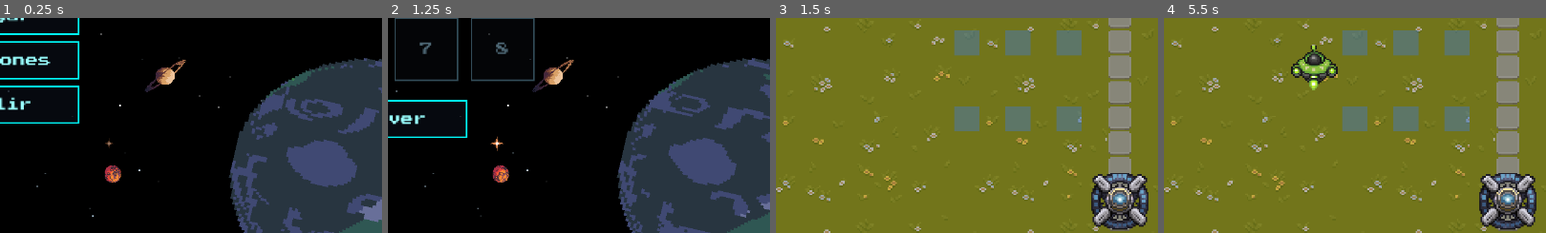
Above: before the commit, frames 1-4 (left to right).
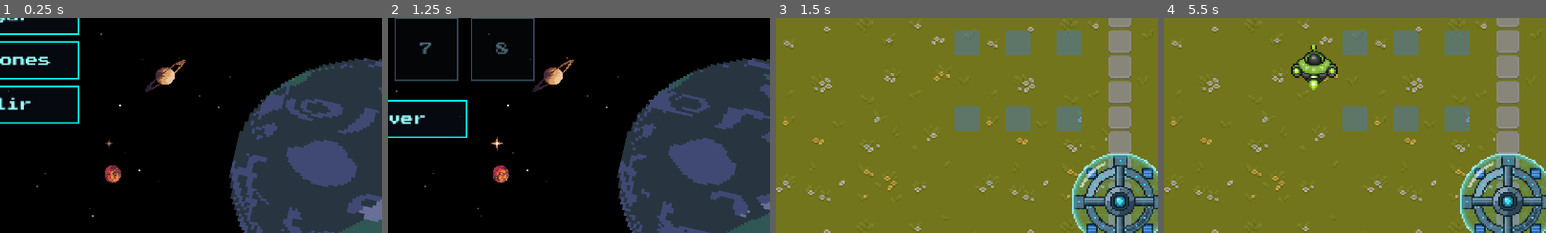
Above: after the commit, the same moments.

Repository: D4MC04/proyecto_dam2b
Game: Godot game, scene res://scenes/MainMenu.tscn
Two runs of this game, one before a commit and one after it. Both use one fixed random seed, a clock stepped at 60 frames per second and the inputs below.
Inputs (mouse positions are % of the whole screen's width and height, from its top left):
- Up to frame 1 (0.25 s): no input
- Up to frame 2 (1.25 s): click "Jugar" at 0.5 s
- Up to frame 3 (1.5 s): click "1" at 1.25 s
- Up to frame 4 (5.5 s): tap Enter at 2 s; move the mouse to (72, 45) at 2.02 s; tap R every 0.75 s from 2.1 to 5.1 s; click (72, 45) at 2.17 s; move the mouse to (30, 55) at 2.77 s; click (30, 55) at 2.92 s; move the mouse to (60, 28) at 3.52 s; click (60, 28) at 3.67 s; move the mouse to (45, 70) at 4.27 s; click (45, 70) at 4.42 s; move the mouse to (80, 65) at 5.02 s; click (80, 65) at 5.17 s
The pictures show only the part of the screen within x 50-100%, y 50-100%; the shares and areas given below are measured in that part.

Frames 1-2 are identical in both runs. In frame 3, 6.7% of the frame differs, in the area x 77-100%, y 62-100%; in frame 4, 6.7%.

Commit message:
Añade estación con escudo que parpadea al recibir un enemigo
Co-Authored-By: Claude Opus 5.5 <noreply@anthropic.com>

Diff:
--- /dev/null
+++ b/scenes/SpaceStation.tscn
@@ -0,0 +1,12 @@
+[gd_scene format=3]
+
+[ext_resource type="Script" path="res://scripts/SpaceStation.gd" id="1_script"]
+[ext_resource type="Texture2D" path="res://assets/sprites/base/station.png" id="2_station"]
+[ext_resource type="Texture2D" path="res://assets/sprites/base/shield.png" id="3_shield"]
+
+[node name="SpaceStation" type="Sprite2D" groups=["base"]]
+texture = ExtResource("2_station")
+script = ExtResource("1_script")
+
+[node name="Shield" type="Sprite2D" parent="."]
+texture = ExtResource("3_shield")
--- a/scenes/maps/Map1.tscn
+++ b/scenes/maps/Map1.tscn
@@ -3,7 +3,7 @@
 [ext_resource type="Script" uid="uid://cm121ykhp0hl0" path="res://scripts/Map.gd" id="1_4oiqb"]
 [ext_resource type="TileSet" uid="uid://du11y2104lqxj" path="res://resources/tile_sets/tileset.tres" id="2_1lhmh"]
 [ext_resource type="TileSet" uid="uid://bxqhxqo4qdtij" path="res://assets/tile_sets/logic_tileset.tres" id="3_80220"]
-[ext_resource type="Texture2D" uid="uid://cj51ia6vifxbt" path="res://assets/sprites/base/space_station.png" id="4_1lhmh"]
+[ext_resource type="PackedScene" path="res://scenes/SpaceStation.tscn" id="4_1lhmh"]
 
 [sub_resource type="Curve2D" id="Curve2D_o7r77"]
 _data = {
@@ -28,6 +28,5 @@
 [node name="Path2D" type="Path2D" parent="Paths" unique_id=1996186307]
 curve = SubResource("Curve2D_o7r77")
 
-[node name="SpaceStation" type="Sprite2D" parent="." unique_id=564975019]
+[node name="SpaceStation" parent="." unique_id=564975019 instance=ExtResource("4_1lhmh")]
 position = Vector2(456, 252)
-texture = ExtResource("4_1lhmh")
--- a/scenes/maps/Map2.tscn
+++ b/scenes/maps/Map2.tscn
@@ -3,7 +3,7 @@
 [ext_resource type="Script" uid="uid://cm121ykhp0hl0" path="res://scripts/Map.gd" id="1_0jhp6"]
 [ext_resource type="TileSet" uid="uid://du11y2104lqxj" path="res://resources/tile_sets/tileset.tres" id="2_mmi5e"]
 [ext_resource type="TileSet" uid="uid://bxqhxqo4qdtij" path="res://assets/tile_sets/logic_tileset.tres" id="3_7msvs"]
-[ext_resource type="Texture2D" uid="uid://cj51ia6vifxbt" path="res://assets/sprites/base/space_station.png" id="4_mmi5e"]
+[ext_resource type="PackedScene" path="res://scenes/SpaceStation.tscn" id="4_mmi5e"]
 
 [sub_resource type="Curve2D" id="Curve2D_o7r77"]
 _data = {
@@ -28,6 +28,5 @@
 [node name="Path2D" type="Path2D" parent="Paths" unique_id=1996186307]
 curve = SubResource("Curve2D_o7r77")
 
-[node name="SpaceStation" type="Sprite2D" parent="." unique_id=677178950]
+[node name="SpaceStation" parent="." unique_id=677178950 instance=ExtResource("4_mmi5e")]
 position = Vector2(456, 19)
-texture = ExtResource("4_mmi5e")
--- a/scenes/maps/Map3.tscn
+++ b/scenes/maps/Map3.tscn
@@ -3,6 +3,7 @@
 [ext_resource type="Script" uid="uid://cm121ykhp0hl0" path="res://scripts/Map.gd" id="1_wo1n0"]
 [ext_resource type="TileSet" uid="uid://du11y2104lqxj" path="res://resources/tile_sets/tileset.tres" id="2_t8hmn"]
 [ext_resource type="TileSet" uid="uid://bxqhxqo4qdtij" path="res://assets/tile_sets/logic_tileset.tres" id="3_oakra"]
+[ext_resource type="PackedScene" path="res://scenes/SpaceStation.tscn" id="4_station"]
 
 [sub_resource type="Curve2D" id="Curve2D_o7r77"]
 _data = {
@@ -26,3 +27,6 @@
 
 [node name="Path2D" type="Path2D" parent="Paths" unique_id=1996186307]
 curve = SubResource("Curve2D_o7r77")
+
+[node name="SpaceStation" parent="." instance=ExtResource("4_station")]
+position = Vector2(24, 20)
--- a/scripts/Level.gd
+++ b/scripts/Level.gd
@@ -4,6 +4,7 @@
 @onready var game_over_screen: CanvasLayer = $UI/GameOverScreen
 
 var finished := false
+var modo_prueba := false  # TEMPORAL: en true da vidas infinitas para probar.
 
 # En _enter_tree porque Grid y Spawner leen el mapa en su _ready, anterior al del nivel.
 func _enter_tree():
@@ -17,7 +18,15 @@
 	$Spawner.map = map
 
 func _ready():
-	spawner.enemy_reached_end.connect(_lose)
+	spawner.enemy_reached_end.connect(_on_enemy_reached_end)
+
+func _on_enemy_reached_end():
+	# Al perder, el escudo de la base se queda débil.
+	get_tree().call_group("base", "hit", not modo_prueba)
+	# TEMPORAL: quitar junto con modo_prueba.
+	if modo_prueba:
+		return
+	_lose()
 
 func _lose():
 	if finished:
--- /dev/null
+++ b/scripts/SpaceStation.gd
@@ -0,0 +1,20 @@
+extends Sprite2D
+
+const SHIELD := preload("res://assets/sprites/base/shield.png")
+const SHIELD_WEAK := preload("res://assets/sprites/base/shield_debil.png")
+
+@onready var shield: Sprite2D = $Shield
+
+var _tween: Tween
+
+# Parpadea 0,5 s con el escudo débil; con stay_weak se queda débil al terminar.
+func hit(stay_weak: bool) -> void:
+	if _tween:
+		_tween.kill()
+	shield.modulate.a = 1.0
+	shield.texture = SHIELD_WEAK
+	_tween = create_tween().set_loops(3)
+	_tween.tween_property(shield, "modulate:a", 0.2, 0.5 / 6)
+	_tween.tween_property(shield, "modulate:a", 1.0, 0.5 / 6)
+	if not stay_weak:
+		_tween.finished.connect(func(): shield.texture = SHIELD)
Binary file added: assets/sprites/base/shield.png
Not shown, added: assets/sprites/base/shield.png.import
Binary file added: assets/sprites/base/shield_debil.png
Not shown, added: assets/sprites/base/shield_debil.png.import
Binary file added: assets/sprites/base/station.png
Not shown, added: assets/sprites/base/station.png.import
Not shown, added: scripts/SpaceStation.gd.uid
